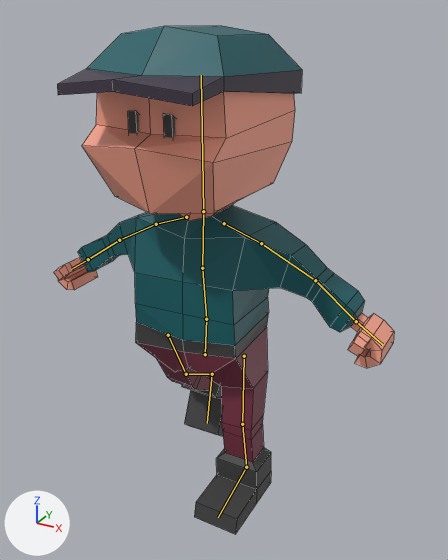
What one commit did to the Blender file characters/person/person.blend.
Rendered twice from a 50 mm lens placed at (1.141, -1.914, 1.916), pointed at (0.07, 0.034, 0.942). Every picture has the same lights, and +X, +Y and +Z are marked at lower left. Both versions are drawn at frame 1 of the action 'Walk'; the numbers are the values there. The bones that bend it are drawn over the model as lines. Mesh edges are drawn as thin lines.

Names of what the first picture shows: 'Character'.
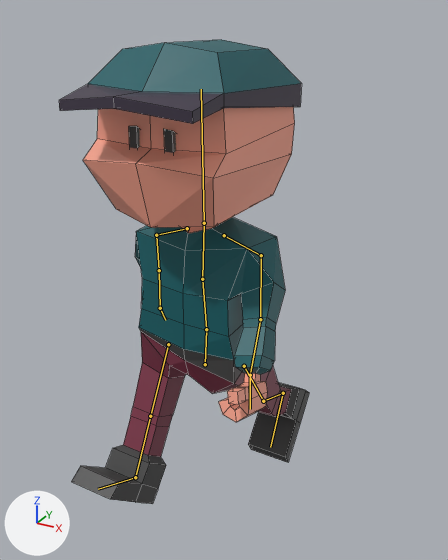
Commit message: Fixed walk cycle

Changed parts and their boxes (x1, y1, x2, y2) in the pictures (448 x 560 px):
'Character', posed (26% narrower, 9% shorter)
    before: (54, 26, 394, 534)
    after: (59, 40, 309, 504)
bone 'Pelvis', root to tip
    before: (205, 354) to (206, 319)
    after: (205, 364) to (206, 329)
bone 'UpperArm.L', root to tip
    before: (261, 243) to (315, 280)
    after: (261, 255) to (260, 319)
bone 'Hand.L', root to tip
    before: (356, 321) to (382, 344)
    after: (250, 375) to (250, 409)
bone 'UpperArm.R', root to tip
    before: (156, 224) to (119, 240)
    after: (156, 235) to (159, 270)
bone 'LowerArm.R', root to tip
    before: (119, 240) to (88, 259)
    after: (159, 270) to (160, 308)
bone 'Hand.R', root to tip
    before: (88, 259) to (71, 269)
    after: (160, 308) to (165, 320)

What changed in the scene script:
```text
Change bone_pelvis:
    where bone_pelvis = bpy.data.objects['Armature'].pose.bones['Pelvis']
    bone_pelvis.location: (0.0, 0.0, 0.0) -> (0.0, -0.046, -0.004)
Change bone_upperarm_l:
    where bone_upperarm_l = bpy.data.objects['Armature'].pose.bones['UpperArm.L']  # child of 'Shoulder.L'
    bone_upperarm_l.rotation_quaternion: (1.0, 0.0, 0.0, 0.0) -> (0.87, 0.245, -0.159, -0.396)  # degrees (0, 0, 0) -> degrees (34, -5, -50)
Change bone_hand_l:
    where bone_hand_l = bpy.data.objects['Armature'].pose.bones['Hand.L']  # child of 'LowerArm.L'
    bone_hand_l.rotation_quaternion: (1.0, 0.0, 0.0, 0.0) -> (0.99, -0.142, 0.025, 0.0)  # degrees (0, 0, 0) -> degrees (-16, 3, 0)
Change bone_upperarm_r:
    where bone_upperarm_r = bpy.data.objects['Armature'].pose.bones['UpperArm.R']  # child of 'Shoulder.R'
    bone_upperarm_r.rotation_quaternion: (1.0, 0.0, 0.0, 0.0) -> (0.907, -0.138, -0.145, 0.371)  # degrees (0, 0, 0) -> degrees (-21, -9, 46)
Change bone_lowerarm_r:
    where bone_lowerarm_r = bpy.data.objects['Armature'].pose.bones['LowerArm.R']  # child of 'UpperArm.R'
    bone_lowerarm_r.rotation_quaternion: (1.0, 0.0, 0.0, 0.0) -> (0.998, 0.051, 0.01, 0.019)  # degrees (0, 0, 0) -> degrees (6, 1, 2)
Change bone_hand_r:
    where bone_hand_r = bpy.data.objects['Armature'].pose.bones['Hand.R']  # child of 'LowerArm.R'
    bone_hand_r.rotation_quaternion: (1.0, 0.0, 0.0, 0.0) -> (0.984, -0.177, -0.029, 0.0)  # degrees (0, 0, 0) -> degrees (-20, -3, 1)
Change bone_iktarget_l:
    where bone_iktarget_l = bpy.data.objects['Armature'].pose.bones['IKTarget.L']
    bone_iktarget_l.location: (0.0, 0.0, 0.0) -> (0.0, 0.383, 0.154)
    bone_iktarget_l.rotation_quaternion: (1.0, 0.0, 0.0, 0.0) -> (0.92, 0.391, 0.0, 0.0)  # degrees (0, 0, 0) -> degrees (46, 0, 0)
Change bone_iktarget_r:
    where bone_iktarget_r = bpy.data.objects['Armature'].pose.bones['IKTarget.R']
    bone_iktarget_r.location: (0.0, 0.352, 0.165) -> (0.0, -0.305, 0.012)
    bone_iktarget_r.rotation_quaternion: (0.865, 0.502, 0.0, 0.0) -> (0.932, -0.362, 0.0, 0.0)  # degrees (60, 0, 0) -> degrees (-42, 0, 0)
```
